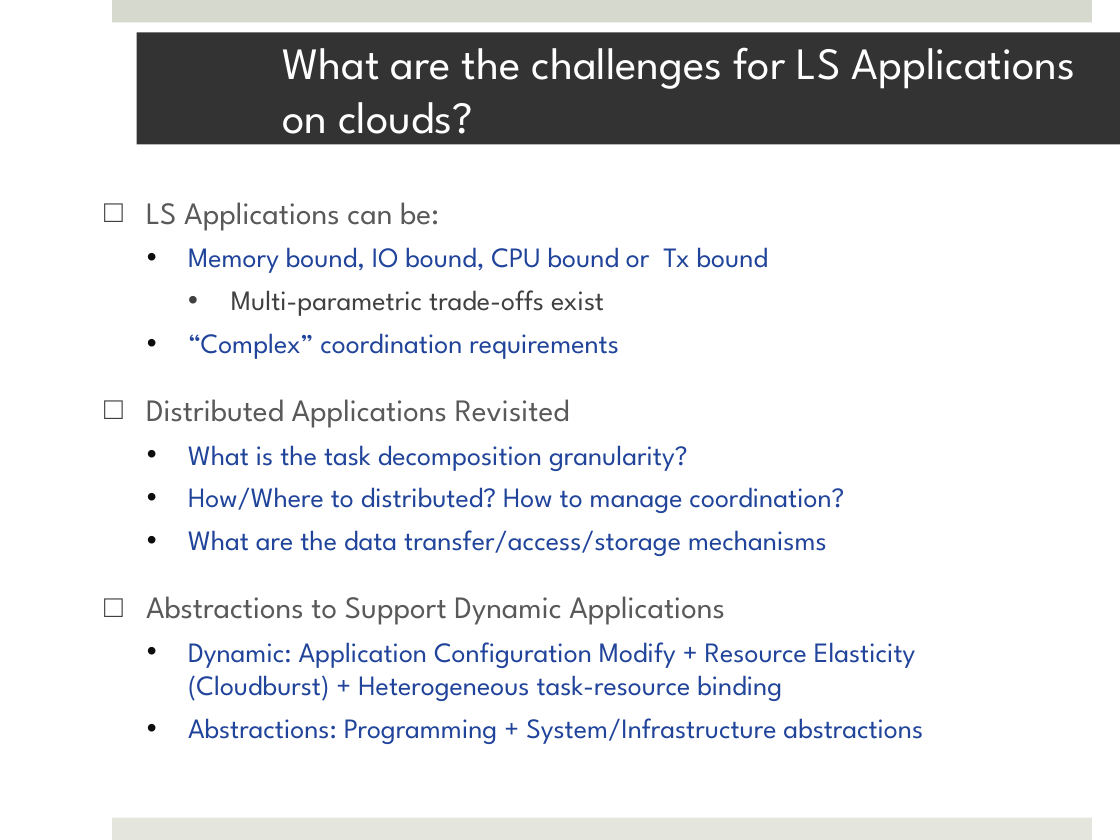
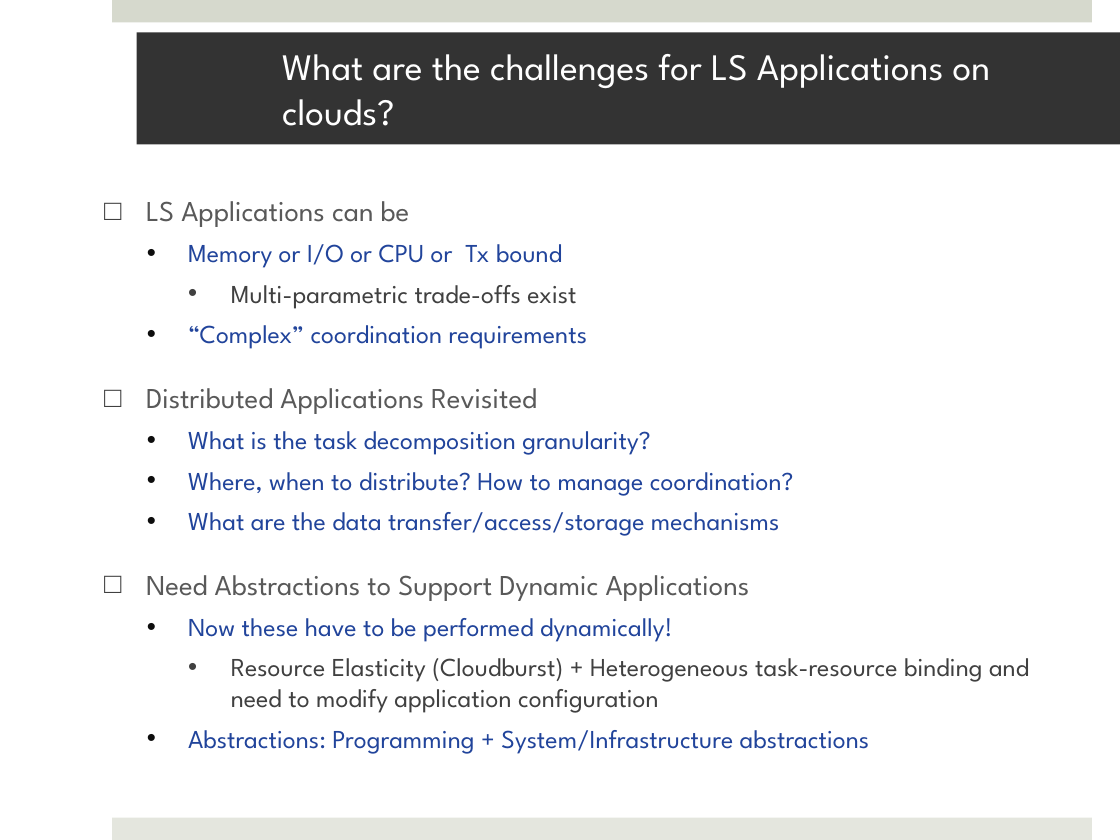
Before and after one commit to saga-project/saga-cpp-legacy-projects, a slide deck: slide 12 of saga-talks/abstractions_for_ls-microsoft.pptx (slide 11 before the commit). Drawn at 1120x840 pixels with LibreOffice and Linux fonts; fonts in the diff are those of the drawing; background and template pictures are left out. Boxes give left, top, right and bottom in pixels: in the first picture for what was removed or moved away, otherwise in the second. Text is boxed around its words. In the diff, an @@ line names an element or a change of style, - is before the commit and + after.

```diff
--- a/saga-talks/abstractions_for_ls-microsoft.pptx
+++ b/saga-talks/abstractions_for_ls-microsoft.pptx
@@ title "What are the challenges for ..." at bbox=[137, 32, 1120, 144]: size 28.8 to 24 pt @@
@@ text at bbox=[146, 201, 562, 268]: text changed; size 18 to 16.6 pt @@
-□ LS Applications can be:
-  • Memory bound, IO bound, CPU bound or Tx bound
+□ LS Applications can be
+  • Memory or I/O or CPU or Tx bound
@@ text at bbox=[146, 285, 869, 754]: size 18 to 16.6 pt in "Multi-parametric trade-offs exist", "“Complex” coordination requirements", "What is the task decomposition granularity?", "What are the data transfer/access/storage mechanisms" and 1 more places; size 20 to 18.5 pt in "Distributed Applications Revisited" @@
@@ text at bbox=[188, 472, 794, 496]: text changed; size 18 to 16.6 pt @@
-  • How/Where to distributed? How to manage coordination?
+  • Where, when to distribute? How to manage coordination?
@@ text at bbox=[146, 575, 1029, 713]: text changed; size 18 to 16.6 pt; text colour #21449B to #404040 @@
-□ Abstractions to Support Dynamic Applications
-  • Dynamic: Application Configuration Modify + Resource Elasticity (Cloudburst) + Heterogeneous task-resource binding
+□ Need Abstractions to Support Dynamic Applications
+  • Now these have to be performed dynamically!
+    • Resource Elasticity (Cloudburst) + Heterogeneous task-resource binding and need to modify application configuration
```
Also in this commit, not shown: 13 other slides changed, 3 slides added, 6 slides removed.
